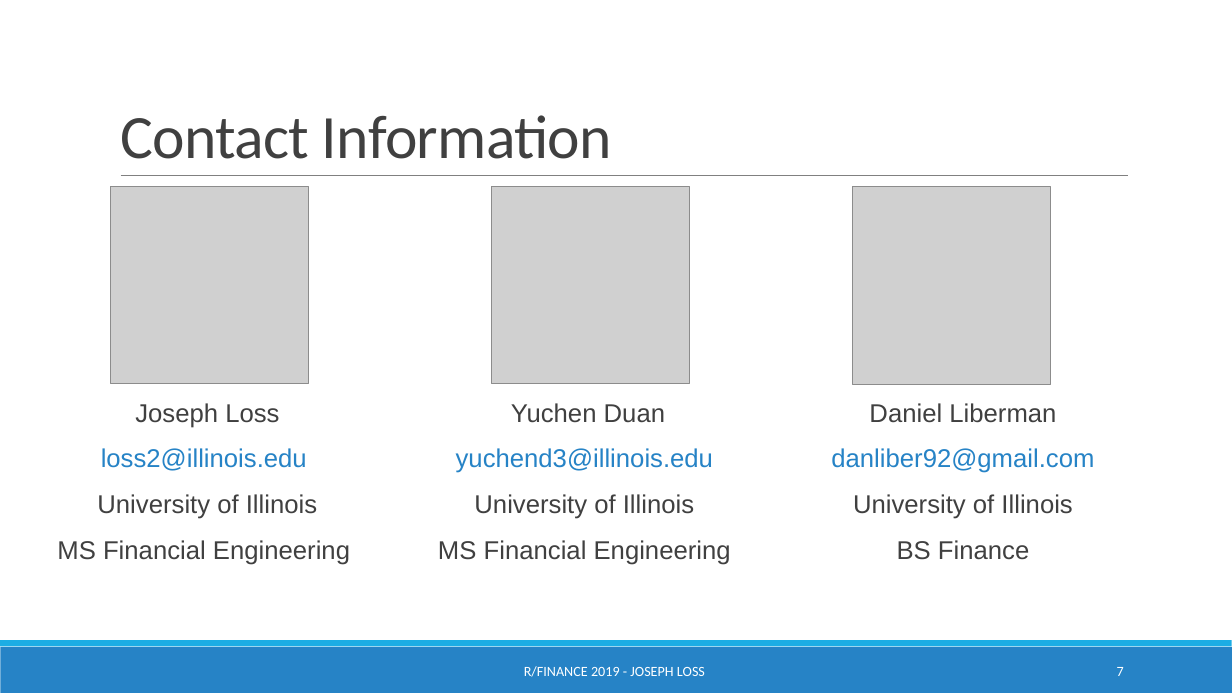
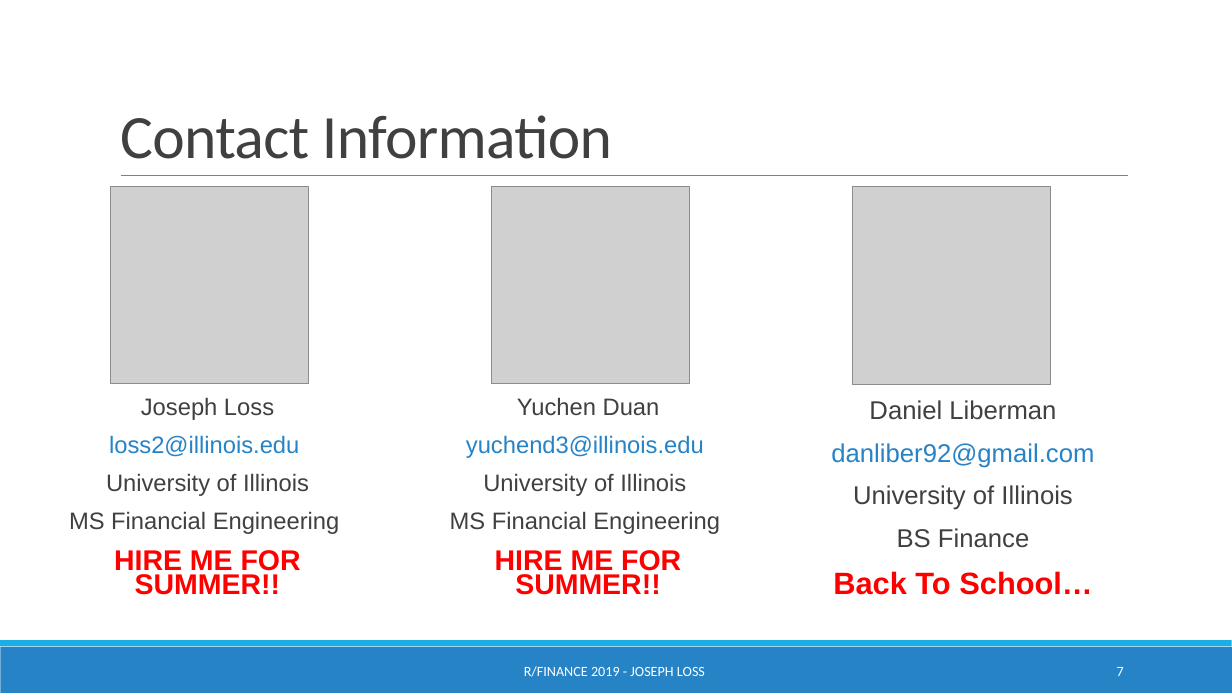
Before and after one commit to chicago-joe/Option-Pricing-via-Levy-Models-in-R, a slide deck: slide 7 of doc/LossJoseph_RFinance_Presentation.pptx. Drawn at 1232x693 pixels with LibreOffice and Linux fonts; fonts in the diff are those of the drawing; grey boxes stand for pictures. Boxes give left, top, right and bottom in pixels: in the first picture for what was removed or moved away, otherwise in the second. Text is boxed around its words. In the diff, an @@ line names an element or a change of style, - is before the commit and + after.

```diff
--- a/doc/LossJoseph_RFinance_Presentation.pptx
+++ b/doc/LossJoseph_RFinance_Presentation.pptx
@@ text at [69, 397, 340, 534]: size 20 to 18.5 pt in "Joseph Loss", "loss2@illinois.edu", "University of Illinois", "MS Financial Engineering"; line spacing 0.9 to 0.7 @@
@@ text at [450, 397, 720, 534]: size 20 to 18.5 pt in "Yuchen Duan", "yuchend3@illinois.edu", "University of Illinois", "MS Financial Engineering"; line spacing 0.9 to 0.7 @@
@@ text at [831, 400, 1094, 548]: line spacing 0.9 to 0.8 @@
@@ text at [114, 550, 301, 595]: paragraph added @@
+  HIRE ME FOR SUMMER!!
@@ text at [495, 550, 681, 595]: paragraph added @@
+  HIRE ME FOR SUMMER!!
@@ text at [833, 571, 1092, 595]: paragraph added @@
+  Back To School…
```
Also in this commit, not shown: 1 other file.
